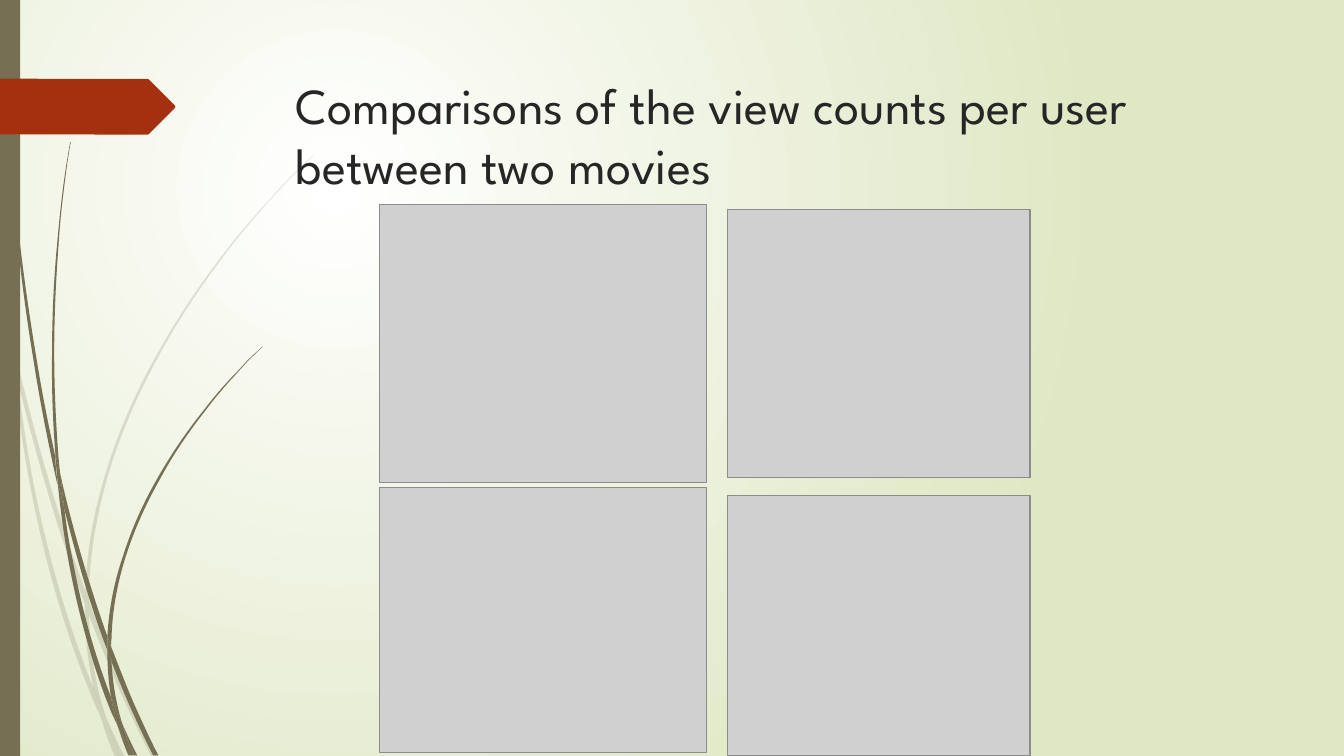
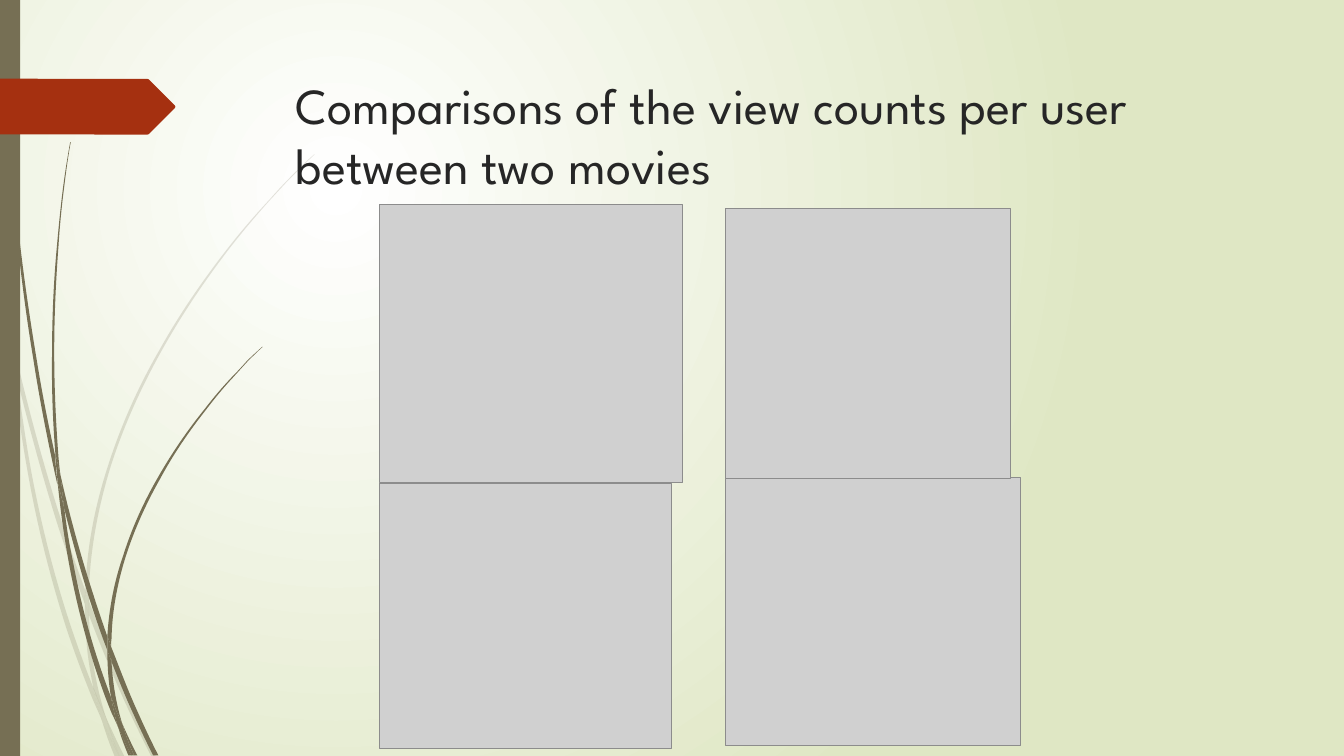
Before and after one commit to manelmahroug/netflix-movie-recommendation, a slide deck: slide 6 of Movie-Recommendation.pptx. Drawn at 1344x756 pixels with LibreOffice and Linux fonts; fonts in the diff are those of the drawing; grey boxes stand for pictures. Boxes give left, top, right and bottom in pixels: in the first picture for what was removed or moved away, otherwise in the second. Text is boxed around its words. In the diff, an @@ line names an element or a change of style, - is before the commit and + after.

```diff
--- a/Movie-Recommendation.pptx
+++ b/Movie-Recommendation.pptx
@@ picture: place and size @@
-picture at <box>380,205,708,483</box>
+picture at <box>380,205,684,483</box>
@@ picture: place and size @@
-picture at <box>727,210,1030,477</box>
+picture at <box>726,209,1011,479</box>
@@ picture: place and size @@
-picture at <box>727,496,1030,756</box>
+picture at <box>726,478,1021,746</box>
@@ picture: place and size @@
-picture at <box>380,488,708,752</box>
+picture at <box>380,484,673,748</box>
```
Also in this commit, not shown: 2 other slides changed, 2 other files.
